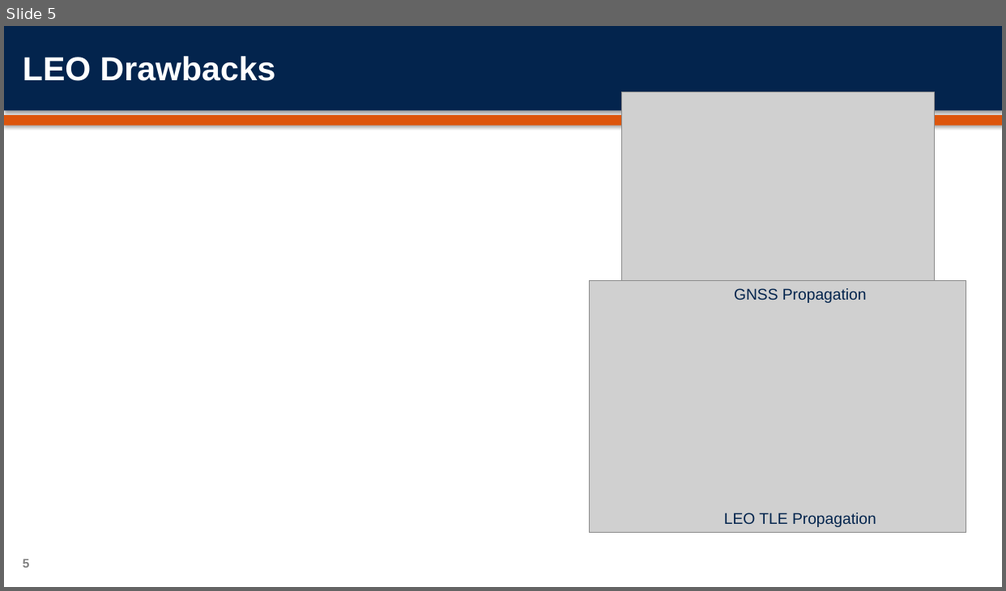
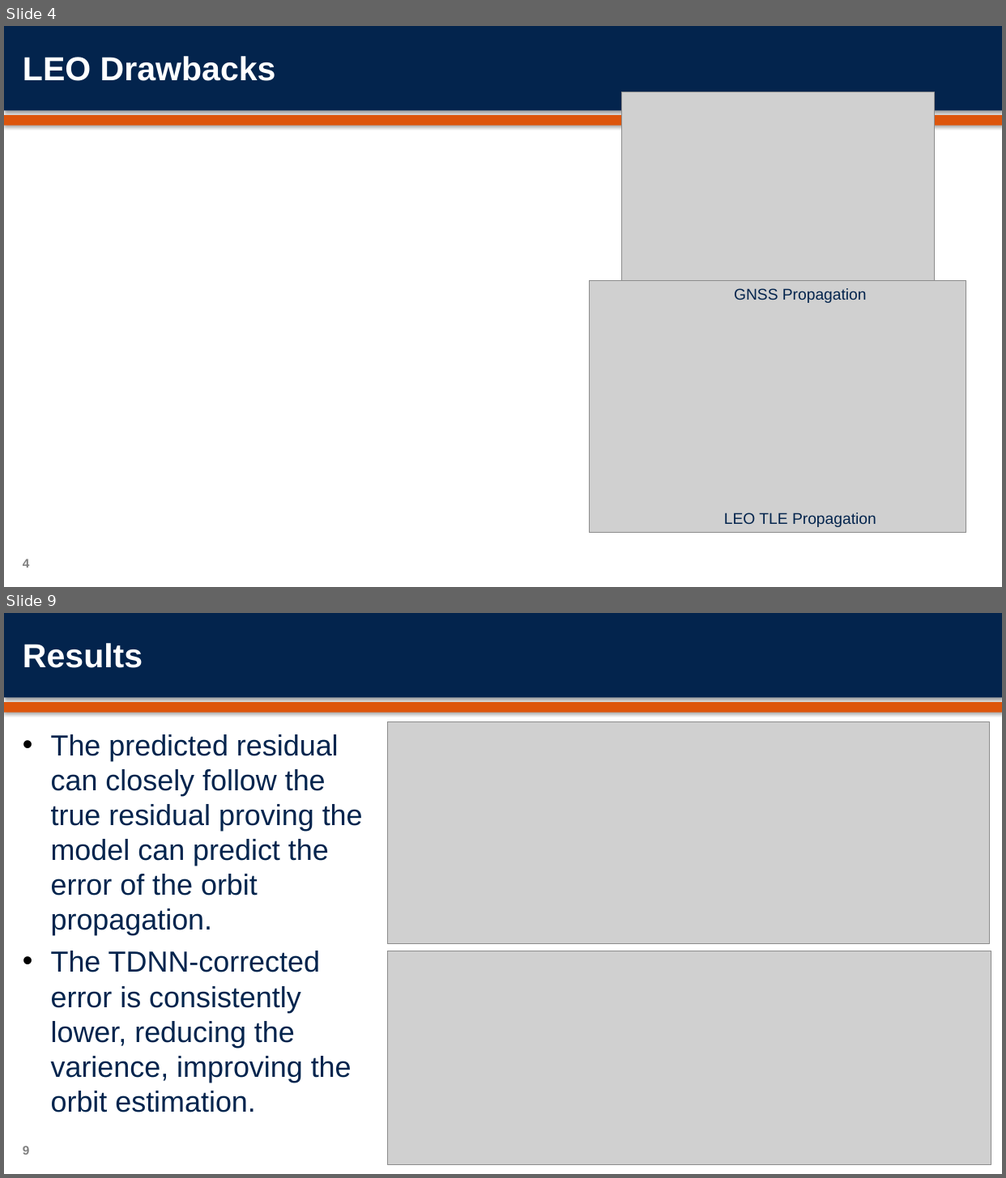
Before and after one commit to orenmillerrr/COMP-6600---Final-Project, a slide deck: submissions/presentation/Miller_Zins_Presentation.pptx. Shown one above the other, each under a label of ours: slide 5 before the commit, slides 4 and 9 after it; the slides between them are not shown. The pictures are 1006x591 and 1006x1178 pixels, drawn with LibreOffice and Linux fonts; fonts in the diff are those of the drawing; grey boxes stand for pictures; background and template pictures are left out. Boxes give left, top, right and bottom in pixels: in the first picture for what was removed or moved away, otherwise in the second. Text is boxed around its words. In the diff, an @@ line names an element or a change of style, - is before the commit and + after.

```diff
--- a/submissions/presentation/Miller_Zins_Presentation.pptx
+++ b/submissions/presentation/Miller_Zins_Presentation.pptx
@@ slide 9 added at (4,613,1002,1174), background #FFFFFF; not listed: 2 template elements that a slide beside it also shows @@
@@ title added at (23,643,143,668), 32 pt, text #FFFFFF, bold @@
+Results
@@ picture added at (387,722,989,944) @@
@@ text added at (51,735,363,1113), 28 pt, text #03244D @@
+• The predicted residual can closely follow the true residual proving the model can predict the error of the orbit propagation.
+• The TDNN-corrected error is consistently lower, reducing the varience, improving the orbit estimation.
@@ picture added at (387,952,991,1165) @@
@@ page number added at (23,1146,30,1155), 12 pt, text #7F7F7F, bold @@
+9
@@ what was slide 5 is now slide 4 @@
@@ page number at (23,559,30,568): text changed @@
-5
+4
```
Also in this commit, not shown: 6 slides changed, 2 other slides added, 3 slides removed, 21 other files.
